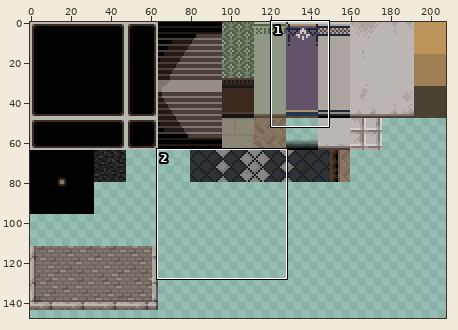
Sprite sheet -- src/game/sprites/data/bg.png. The first picture is a wide view before the edit; the outline marks the close-up.
Close-up. The starting point:
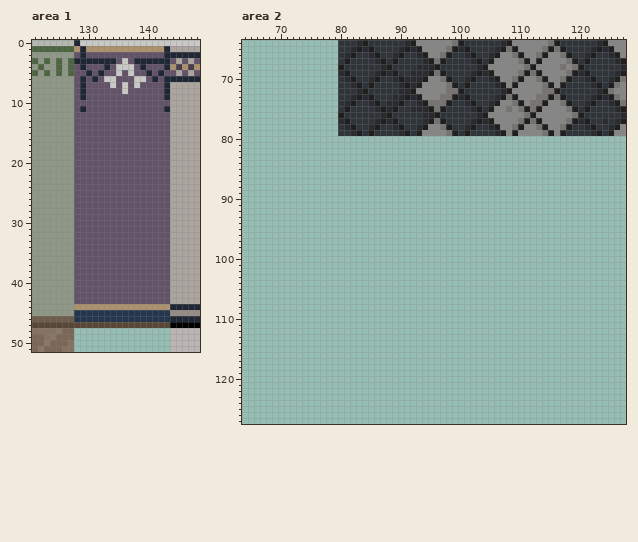
The file is 208x224 pixels. Colours within 5 levels of each other are drawn and written as one. Shown: area 1: x 121..148, y 0..51; area 2: x 64..127, y 64..127. The wide view leaves out empty margins.
After:
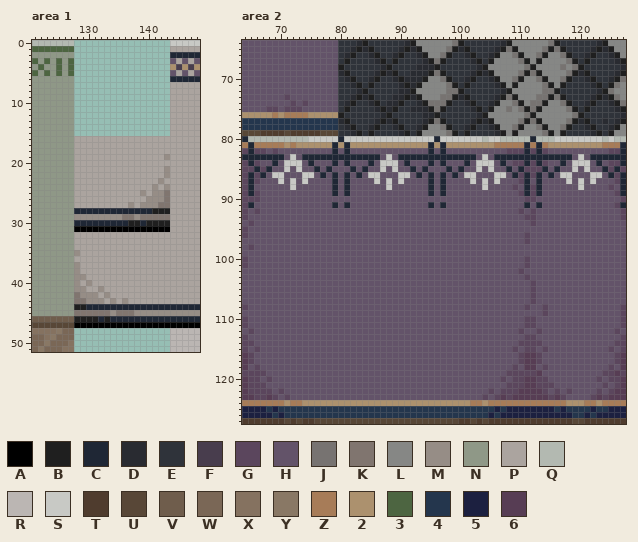
Palette (. is transparent): A #000000  B #1f1f1f  C #1f2735  D #292b31  E #2f333a  F #483d4d  G #5b465d  H #635369  J #777371  K #80756f  L #868785  M #968d86  N #8f9887  P #aba49f  Q #b3b9b1  R #bbb6b3  S #c8c9c5  T #4f3c2e  U #584737  V #6f5d4c  W #7a6756  X #857260  Y #897865  Z #a77c58  2 #ac916e  3 #4d6541  4 #24364d  5 #1c2040  6 #573d54
Edits made:
Changed rows in their new state; - is an unchanged pixel.
Area 1:
first column x 128:
 0 ................
 1 ................
 2 ................
 3 ................
 4 ................
 5 ................
 6 ................
 7 ................
 8 ................
 9 ................
10 ................
11 ................
12 ................
13 ................
14 ................
15 ................
16 PPPPPPPPPPPPPPPP
17 PPPPPPPPPPPPPPPP
18 PPPPPPPPPPPPPPPP
19 PPPPPPPPPPPPPPPM
20 PPPPPPPPPPPPPPPP
21 PPPPPPPPPPPPPPPM
22 PPPPPPPPPPPPPPPM
23 PPPPPPPPPPPPPPMP
24 PPPPPPPPPPPPPMPM
25 PPPPPPPPPPPMPMMK
26 PPPPPPPPPPPPMMMK
27 PPPPPPPPPMPMMMKK
28 CCCCCCCCCCCCCBBB
29 MMMMMMMMKKMKKKKK
30 CCCCCCCCCBBCBBBB
31 AAAAAAAAAAAAAAAA
32 PPPPPPPPPPPPPPPP
33 PPPPPPPPPPPPPPPP
34 PPPPPPPPPPPPPPPP
35 MPPPPPPPPPPPPPPP
36 PPPPPPPPPPPPPPPP
37 MPPPPPPPPPPPPPPP
38 MPPPPPPPPPPPPPPP
39 MMPPPPPPPPPPPPPP
40 MPMPPPPPPPPPPPPP
41 MMPPMPPPPPPPPPPP
42 KMMMPMPPPPPPPPPP
43 KKMMMPMPMPPPPPPP
44 BBCCCCCCCCCCCCCC
45 KKKKKKMKKKMMMMMM
46 BBBBCBCCCCCCCCCC
47 AAAAAAAAAAAAAAAA
Area 2:
first column x 64:
 64 HHHHHHHHHHHHHHHH------------------------------------------------
 65 HHHHHHHHHHHHHHHH------------------------------------------------
 66 HHHHHHHHHHHHHHHH------------------------------------------------
 67 HHHHHHHHHHHHHHHH------------------------------------------------
 68 HHHHHHHHHHHHHHHH------------------------------------------------
 69 HHHHHHHHHHHHHHHH------------------------------------------------
 70 HHHHHHHHHHHHHHHH------------------------------------------------
 71 HHHHHHHHHHHHHHHH------------------------------------------------
 72 HHHHHHHHHHHHHHHH------------------------------------------------
 73 HHHHHHHGHHHHHHHH------------------------------------------------
 74 HHHHHHHHGHGHHHHH------------------------------------------------
 75 HHHHGGHGGGHHHHHH------------------------------------------------
 76 22222Z2ZZZZ22222------------------------------------------------
 77 4444444444444444------------------------------------------------
 78 4444444444444444------------------------------------------------
 79 UUUTTTTUTTTTTUUU------------------------------------------------
 80 CQQQQQQQQQQSSSSSCSSSSSSSSSSSSSSSCSSSSSSSQSSQQQQQCQQQSSSSSSSSQSQQ
 81 ZCZZZZZ2Z222222C2C2222222222222C2C22222222ZZZZZCZCZ222222222ZZZC
 82 GCGGHGHHHHHHHHHCHCHHHHHHHHHHHHHCHCHHHHHHHHHHGGGCGCGHHHHHHHHHHGGC
 83 CCCCCCCHSHCCCCCCCCCCCCCHSHCCCCCCCCCCCCCHSHCCCCCCCCCCCCCHSHCCCCCC
 84 GCGHHCHSSSHCHHHCHCHHHCHSSSHCHHHCHCHHHCHSSSHCHGGCGCGHHCHSSSHCHGGC
 85 GGCGCHHSHSHHCHCHHHCHCHHSHSHHCHCHHHCHCHHSHSHHCHCGGGCHCHHSHSHHCGCG
 86 GCGCHSSHHHSSHCHCHCHCHSSHHHSSHCHCHCHCHSSHHHSSHCGCGCHCHSSHHHSSHCGC
 87 GCGHHHSHSHSHHHHCHCHHHHSHSHSHHHHCHCHHHHSHSHSHHHGCHCHHHHSHSHSHHHGC
 88 GCHHHHHHSHHHHHHCHCHHHHHHSHHHHHHCHCHHHHHHSHHHHGHCGCHHHHHHSHHHHGHC
 89 GCGHHHHHHHHHHHHCHCHHHHHHHHHHHHHCHCHHHHHHHHHHHHGCGCHHHHHHHHHHHHGC
 90 GGGHHHHHHHHHHHHHHHHHHHHHHHHHHHHHHHHHHHHHHHHHHHHGGHHHHHHHHHHHHHHG
 91 GCHHHHHHHHHHHHHCHCHHHHHHHHHHHHHCHCHHHHHHHHHHHHHCHCHHHHHHHHHHHHGC
 92 GHGHHHHHHHHHHHHHHHHHHHHHHHHHHHHHHHHHHHHHHHHHHHGHGHHHHHHHHHHHHHHG
 93 GHHHHHHHHHHHHHHHHHHHHHHHHHHHHHHHHHHHHHHHHHHHHHHGGHHHHHHHHHHHHHHG
 94 HGHHHHHHHHHHHHHHHHHHHHHHHHHHHHHHHHHHHHHHHHHHHHHHGHHHHHHHHHHHHHHH
 95 GHHHHHHHHHHHHHHHHHHHHHHHHHHHHHHHHHHHHHHHHHHHHHHHHHHHHHHHHHHHHHHH
 96 GHHHHHHHHHHHHHHHHHHHHHHHHHHHHHHHHHHHHHHHHHHHHHHGHHHHHHHHHHHHHHHH
 97 HHHHHHHHHHHHHHHHHHHHHHHHHHHHHHHHHHHHHHHHHHHHHHHGHHHHHHHHHHHHHHHH
 98 HGHHHHHHHHHHHHHHHHHHHHHHHHHHHHHHHHHHHHHHHHHHHHHHHHHHHHHHHHHHHHHH
 99 HHHHHHHHHHHHHHHHHHHHHHHHHHHHHHHHHHHHHHHHHHHHHHHHHHHHHHHHHHHHHHHH
100 GHHHHHHHHHHHHHHHHHHHHHHHHHHHHHHHHHHHHHHHHHHHHHHGHHHHHHHHHHHHHHHH
101 GHHHHHHHHHHHHHHHHHHHHHHHHHHHHHHHHHHHHHHHHHHHHHHGHHHHHHHHHHHHHHHH
102 HHHHHHHHHHHHHHHHHHHHHHHHHHHHHHHHHHHHHHHHHHHHHHGHHHHHHHHHHHHHHHHH
103 HHHHHHHHHHHHHHHHHHHHHHHHHHHHHHHHHHHHHHHHHHHHHHHGHHHHHHHHHHHHHHHH
104 HHHHHHHHHHHHHHHHHHHHHHHHHHHHHHHHHHHHHHHHHHHHHHHHGHHHHHHHHHHHHHHH
105 HHHHHHHHHHHHHHHHHHHHHHHHHHHHHHHHHHHHHHHHHHHHHHHHGHHHHHHHHHHHHHHH
106 HHHHHHHHHHHHHHHHHHHHHHHHHHHHHHHHHHHHHHHHHHHHHHHHGHHHHHHHHHHHHHHH
107 HHHHHHHHHHHHHHHHHHHHHHHHHHHHHHHHHHHHHHHHHHHHHHHHGHHHHHHHHHHHHHHH
108 GHHHHHHHHHHHHHHHHHHHHHHHHHHHHHHHHHHHHHHHHHHHHHHGHHGHHHHHHHHHHHHG
109 HHHHHHHHHHHHHHHHHHHHHHHHHHHHHHHHHHHHHHHHHHHHHHHHHHGHHHHHHHHHHHHG
110 GHHHHHHHHHHHHHHHHHHHHHHHHHHHHHHHHHHHHHHHHHHHHHHGGHHHHHHHHHHHHHHG
111 GHHHHHHHHHHHHHHHHHHHHHHHHHHHHHHHHHHHHHHHHHHHHHHGGHHHHHHHHHHHHHHG
112 HGHHHHHHHHHHHHHHHHHHHHHHHHHHHHHHHHHHHHHHHHHHHHGHHGHHHHHHHHHHHHGH
113 GHHHHHHHHHHHHHHHHHHHHHHHHHHHHHHHHHHHHHHHHHHHHHHGGHHHHHHHHHHHHHHG
114 GGHHHHHHHHHHHHHHHHHHHHHHHHHHHHHHHHHHHHHHHHHHHHGGGGHHHHHHHHHHHHGG
115 GHGHHHHHHHHHHHHHHHHHHHHHHHHHHHHHHHHHHHHHHHHHHGHGGHGHHHHHHHHHHGHG
116 6GHHHHHHHHHHHHHHHHHHHHHHHHHHHHHHHHHHHHHHHHHHHHG66GHHHHHHHHHHHHG6
117 6GHHHHHHHHHHHHHHHHHHHHHHHHHHHHHHHHHHHHHHHHHHHHG66GHHHHHHHHHHHHG6
118 6HGHHHHHHHHHHHHHHHHHHHHHHHHHHHHHHHHHHHHHHHHHHGH66HGHHHHHHHHHHGH6
119 GGGGHHHHHHHHHHHHHHHHHHHHHHHHHHHHHHHHHHHHHHHHGGGGG6HHHHHHHHHHGG6G
120 6GGHGHHHHHHHHHHHHHHHHHHHHHHHHHHHHHHHHHHHHHHGHGG66GGHHHHHHHHGHGG6
121 6GGGHHHHHHHHHHHHHHHHHHHHHHHHHHHHHHHHHHHHHHHHGGG66GGGHHHHHHHHGHG6
122 6GGGGHGHHHHHHHHHHHHHHHHHHHHHHHHHHHHHHHHHHGHGGG6666GHGHGHHHHGHG66
123 66GG6GHGHHHHHHHHHHHHHHHHHHHHHHHHHHHHHHHHGHG6G666666G6GHHHHG6G666
124 ZZZZZZZ2ZZ2222222222222222222222222222ZZ2ZZZZZZZZZZZZZ222ZZ2ZZZZ
125 5555454444444444444444444444444444444444445455555555454444544555
126 5555545444444444444444444444444444444444454555555555555445455555
127 TTTTTTTUTUTTUUUUUUUUUUUUUUUUUUUUUUUUTTUTUTTTTTTTTTTTTTTUUTTTTTTT
Where, in picture pixels (left, top, right, bottom), the same in both close-ups:
changed: (74, 40, 170, 328)
added: (242, 40, 626, 424)
